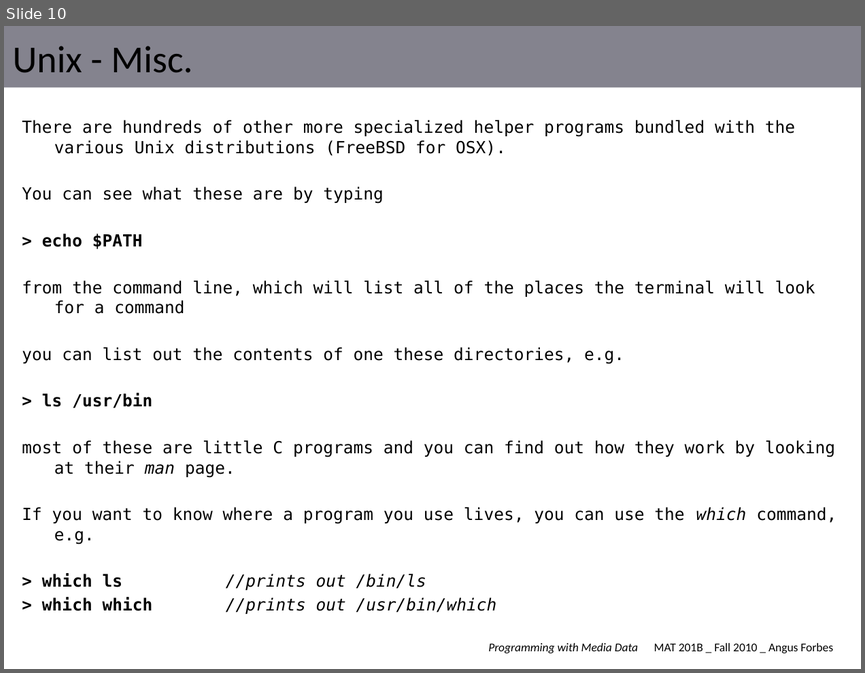
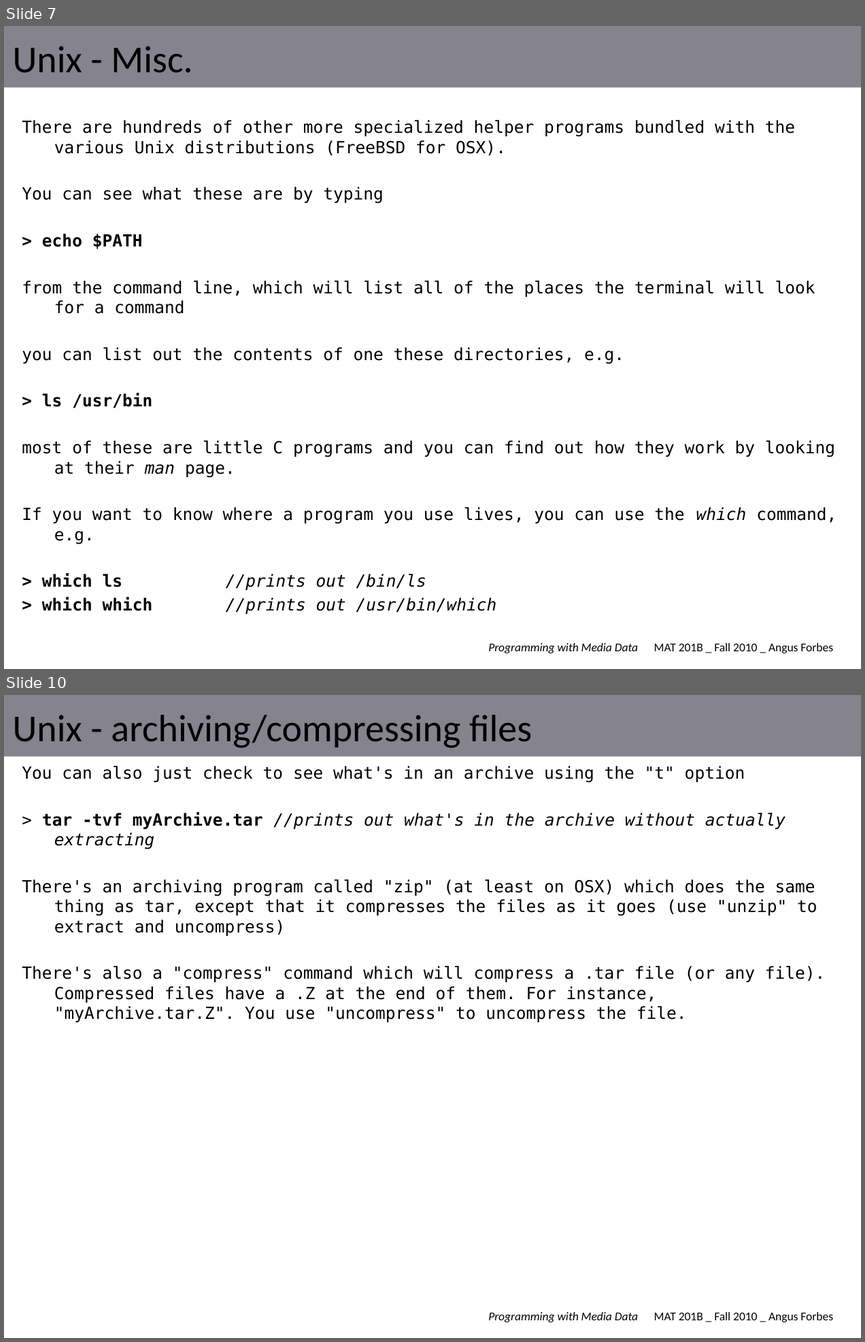
Before and after one commit to angusforbes/mat201b, a slide deck: slides/week1_tues.pptx. Shown one above the other, each under a label of ours: slide 10 before the commit, slides 7 and 10 after it; the slides between them are not shown. The pictures are 865x673 and 865x1342 pixels, drawn with LibreOffice and Linux fonts; fonts in the diff are those of the drawing. Boxes give left, top, right and bottom in pixels: in the first picture for what was removed or moved away, otherwise in the second. Text is boxed around its words. In the diff, an @@ line names an element or a change of style, - is before the commit and + after.

```diff
--- a/slides/week1_tues.pptx
+++ b/slides/week1_tues.pptx
@@ slide 10 added at (4,695,861,1338), background #FFFFFF; not listed: 2 template elements that a slide beside it also shows @@
@@ title added at (13,715,532,748), 32 pt, text #000000 @@
+Unix - archiving/compressing files
@@ text added at (22,766,825,1022), 14 pt, text #000000 @@
+You can also just check to see what's in an archive using the "t" option
+> tar -tvf myArchive.tar //prints out what's in the archive without actually extracting
+There's an archiving program called "zip" (at least on OSX) which does the same thing as tar, except that it compresses the files as it goes (use "unzip" to extract and uncompress)
+There's also a "compress" command which will compress a .tar file (or any file). Compressed files have a .Z at the end of them. For instance, "myArchive.tar.Z". You use "uncompress" to uncompress the file.
@@ what was slide 10 is now slide 7 @@
```
Also in this commit, not shown: 2 slides changed, 3 other slides added, 12 slides removed, 5 other files.
